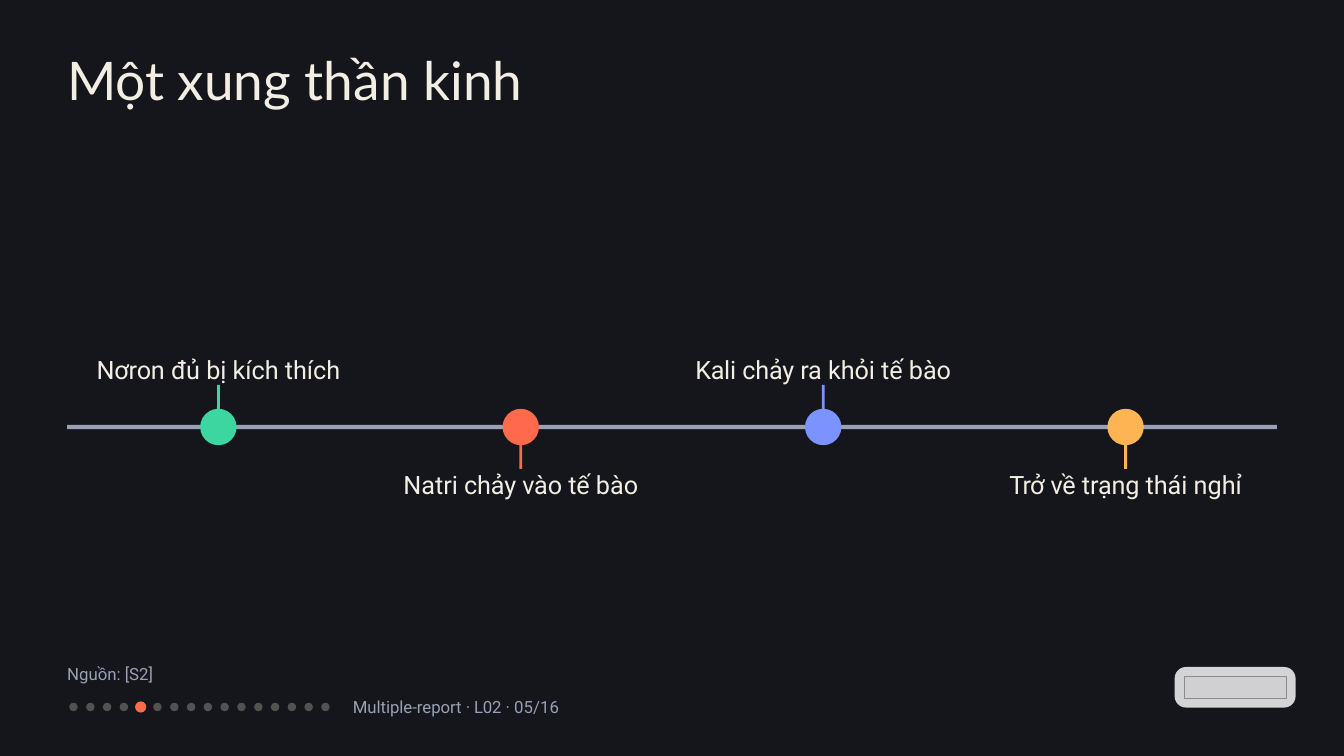
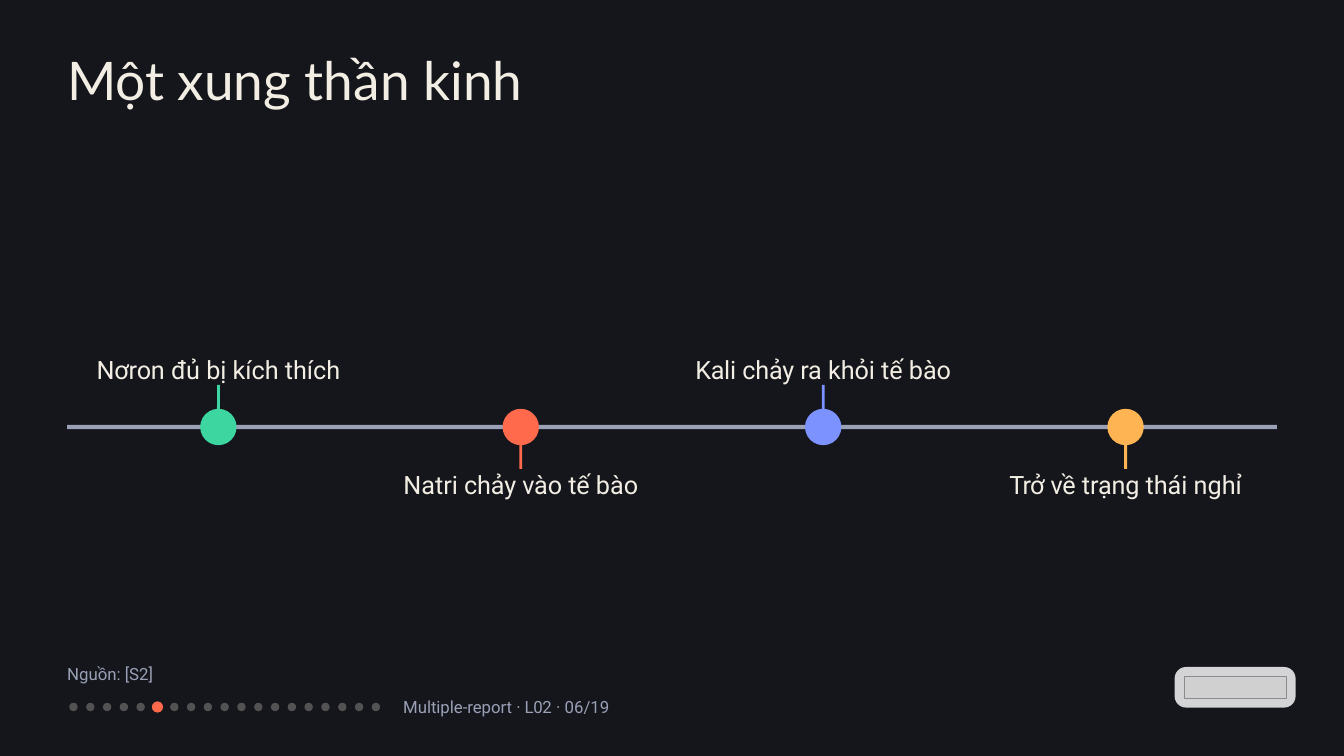
Before and after one commit to vohoailinh90/Multiple-report, a slide deck: slide 6 of lessons/L02/L02.pptx (slide 5 before the commit). Drawn at 1344x756 pixels with LibreOffice and Linux fonts; fonts in the diff are those of the drawing; grey boxes stand for pictures. Boxes give left, top, right and bottom in pixels: in the first picture for what was removed or moved away, otherwise in the second. Text is boxed around its words. In the diff, an @@ line names an element or a change of style, - is before the commit and + after.

```diff
--- a/lessons/L02/L02.pptx
+++ b/lessons/L02/L02.pptx
@@ ellipse at (x1=136, y1=703, x2=144, y2=711): fill #FF6A4D to #F3EEE3 at 28% opacity @@
@@ ellipse at (x1=152, y1=702, x2=163, y2=713): fill #F3EEE3 at 28% opacity to #FF6A4D @@
@@ ellipse added at (x1=338, y1=703, x2=346, y2=711), fill #F3EEE3 at 28% opacity @@
@@ ellipse added at (x1=355, y1=703, x2=363, y2=711), fill #F3EEE3 at 28% opacity @@
@@ ellipse added at (x1=372, y1=703, x2=380, y2=711), fill #F3EEE3 at 28% opacity @@
@@ text at (x1=403, y1=700, x2=610, y2=717): text changed @@
-Multiple-report · L02 · 05/16
+Multiple-report · L02 · 06/19
```
Also in this commit, not shown: 15 other slides changed, 3 slides added, 43 other files.
